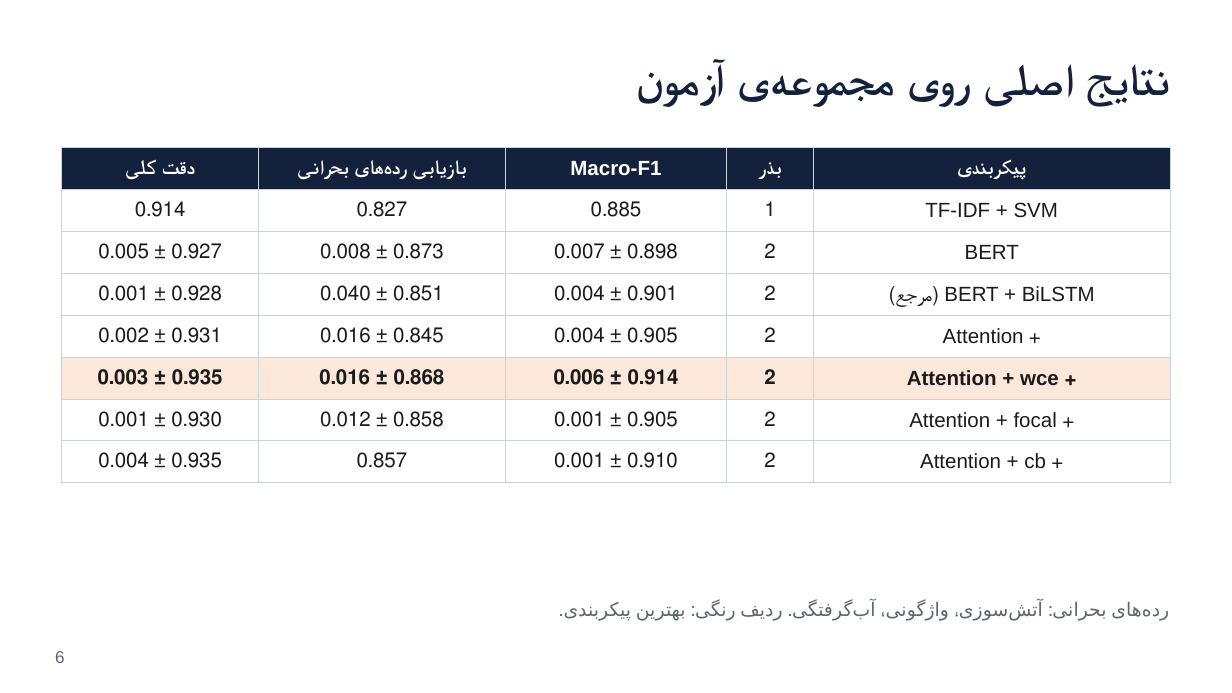
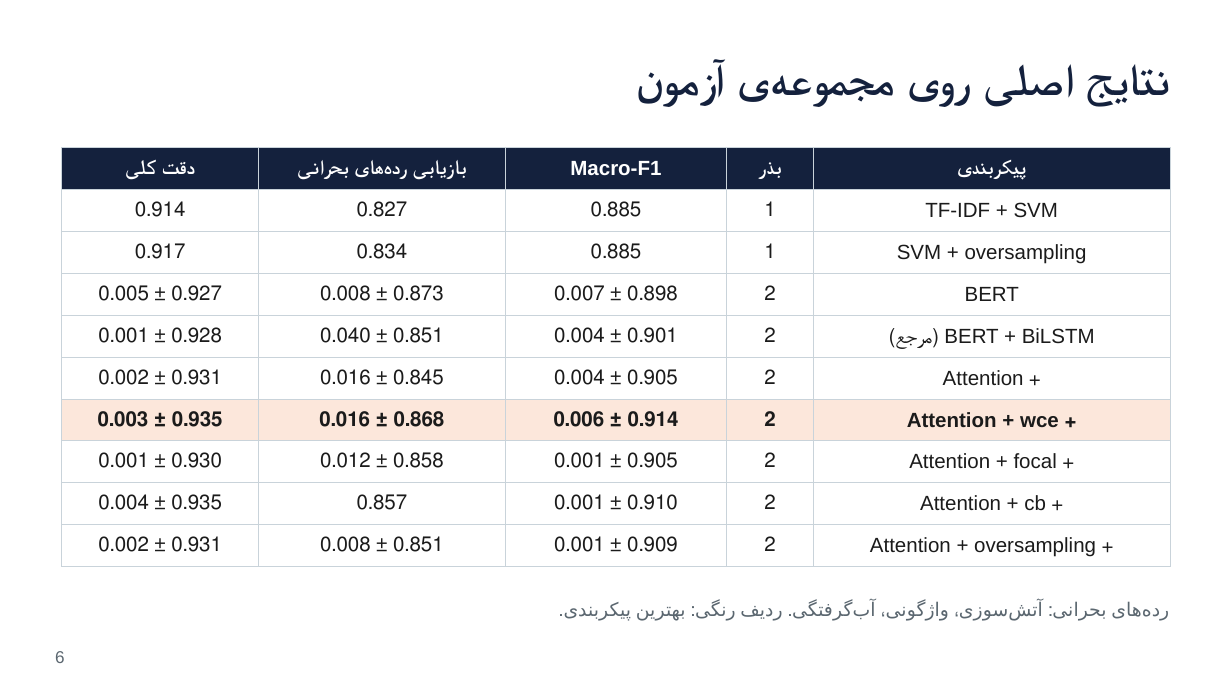
Before and after one commit to The-Dark-Lord2002/AI-Paper, a slide deck: slide 6 of maib-thesis/deliverables/slides_fa.pptx. Drawn at 1232x693 pixels with LibreOffice and Linux fonts; fonts in the diff are those of the drawing. Boxes give left, top, right and bottom in pixels: in the first picture for what was removed or moved away, otherwise in the second. Text is boxed around its words. In the diff, an @@ line names an element or a change of style, - is before the commit and + after.

```diff
--- a/maib-thesis/deliverables/slides_fa.pptx
+++ b/maib-thesis/deliverables/slides_fa.pptx
@@ table at (x1=62, y1=148, x2=1170, y2=561) @@
+row 3: 0.917 | 0.834 | 0.885 | 1 | SVM + oversampling
+row 10: 0.931 ± 0.002 | 0.851 ± 0.008 | 0.909 ± 0.001 | 2 | + Attention + oversampling
```
Also in this commit, not shown: 4 other slides changed, 4 other files.
